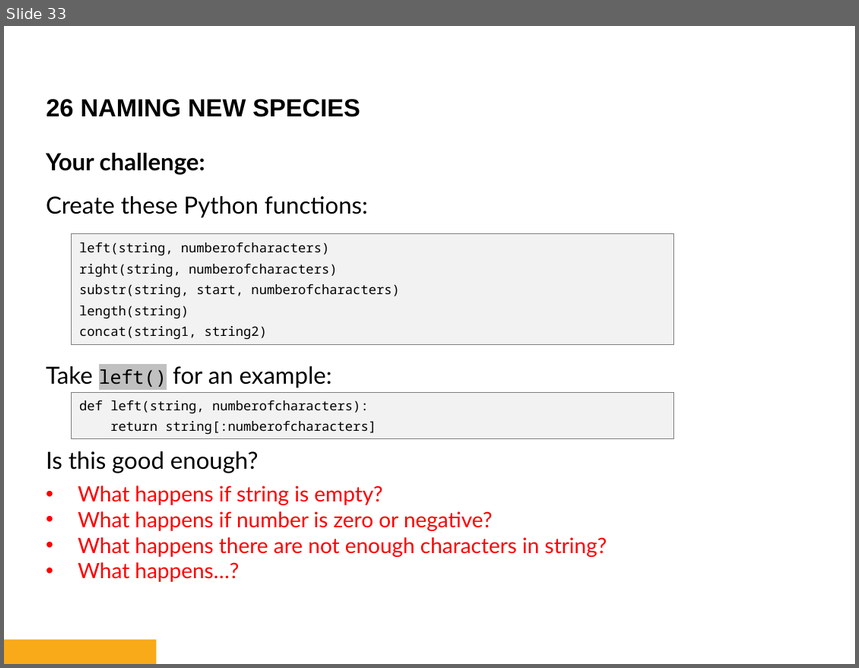
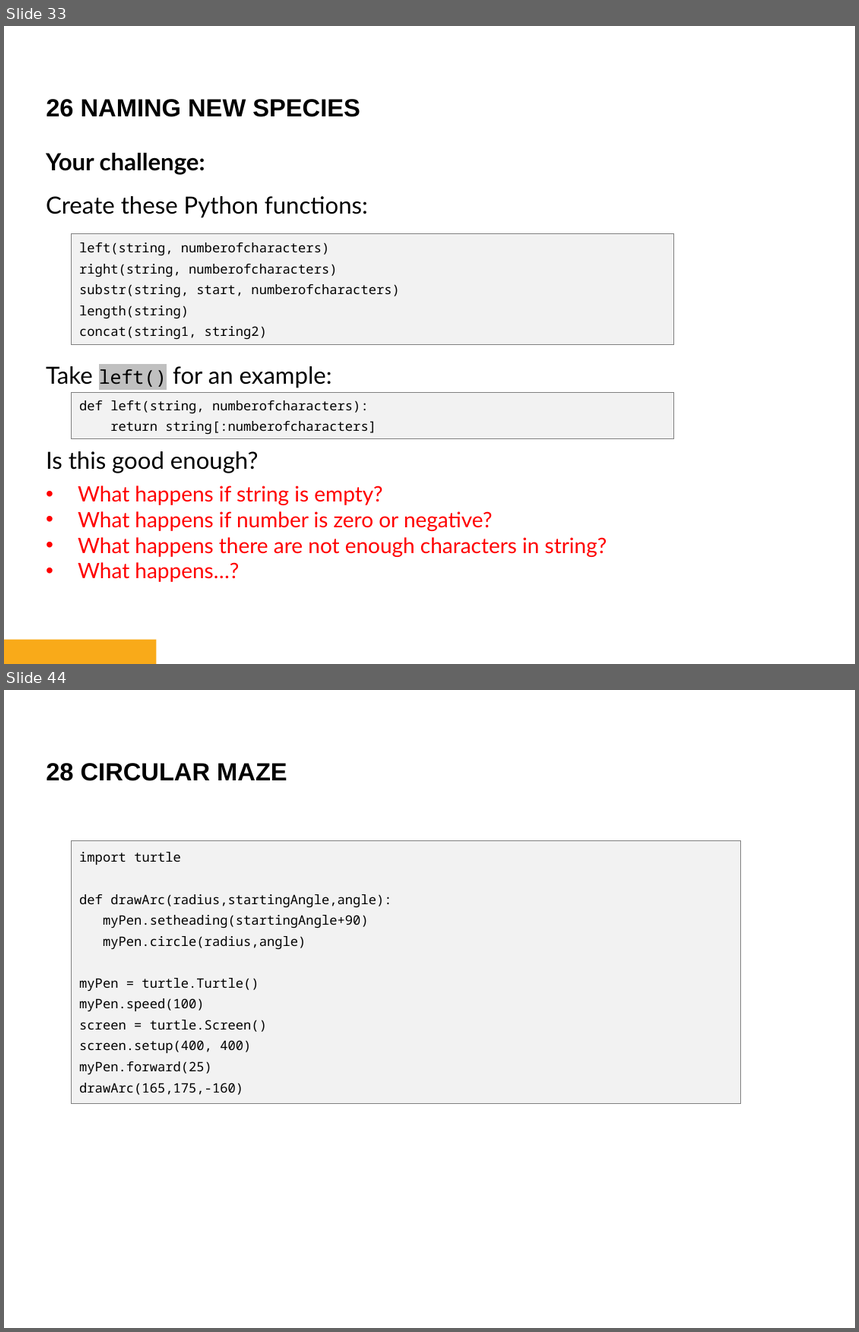
Before and after one commit to bryanbsun/pythonps, a slide deck: Python Problem Solver 2.pptx. Shown one above the other, each under a label of ours: slide 33 before the commit, slides 33 and 44 after it; the slides between them are not shown. The pictures are 859x668 and 859x1332 pixels, drawn with LibreOffice and Linux fonts; fonts in the diff are those of the drawing; background and template pictures are left out. Boxes give left, top, right and bottom in pixels: in the first picture for what was removed or moved away, otherwise in the second. Text is boxed around its words. In the diff, an @@ line names an element or a change of style, - is before the commit and + after.

```diff
--- a/Python Problem Solver 2.pptx
+++ b/Python Problem Solver 2.pptx
@@ slide 44 added at [4, 690, 855, 1328], background #FFFFFF @@
@@ text added at [46, 763, 287, 781], 21 pt, text #000000, bold @@
+28 CIRCULAR MAZE
@@ rectangle added at [71, 840, 741, 1103], fill #F2F2F2, outline #808080 0.75 pt, 11 pt, text #000000 @@
+import turtle
+def drawArc(radius,startingAngle,angle):
+myPen.setheading(startingAngle+90)
+myPen.circle(radius,angle)
+myPen = turtle.Turtle()
+myPen.speed(100)
+screen = turtle.Screen()
+screen.setup(400, 400)
+myPen.forward(25)
+drawArc(165,175,-160)
```
Also in this commit, not shown: 26 other slides added, 16 other files.
